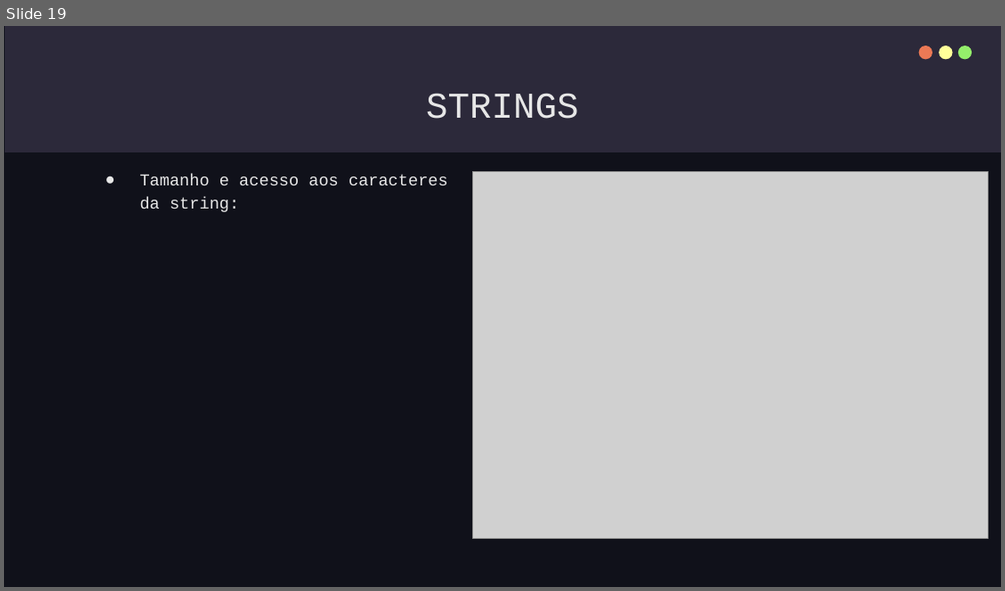
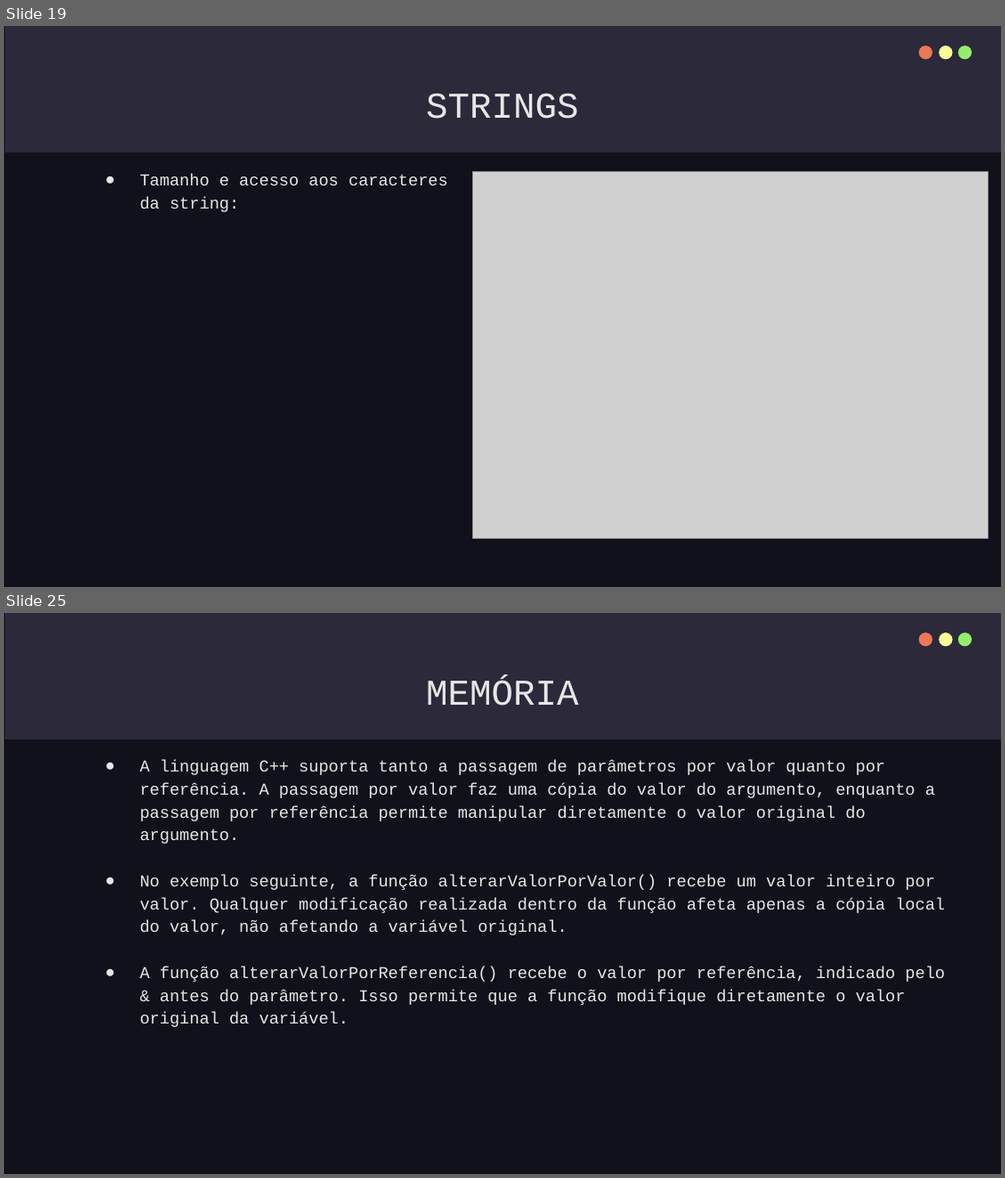
Before and after one commit to IgorTorquatto/Prolog, a slide deck: C++.pptx. Shown one above the other, each under a label of ours: slide 19 before the commit, slides 19 and 25 after it; the slides between them are not shown. The pictures are 1005x591 and 1005x1178 pixels, drawn with LibreOffice and Linux fonts; fonts in the diff are those of the drawing; grey boxes stand for pictures. Boxes give left, top, right and bottom in pixels: in the first picture for what was removed or moved away, otherwise in the second. Text is boxed around its words. In the diff, an @@ line names an element or a change of style, - is before the commit and + after.

Commit message:
att slide

```diff
--- a/C++.pptx
+++ b/C++.pptx
@@ slide 25 added at [4,613,1001,1174], background #10111A; not listed: 4 template elements that a slide beside it also shows @@
@@ title added at [426,680,579,706], 35 pt, text #E7E7E7 @@
+MEMÓRIA
@@ text added at [140,760,945,1027], 16 pt, text #E7E7E7 @@
+● A linguagem C++ suporta tanto a passagem de parâmetros por valor quanto por referência. A passagem por valor faz uma cópia do valor do argumento, enquanto a passagem por referência permite manipular diretamente o valor original do argumento.
+● No exemplo seguinte, a função alterarValorPorValor() recebe um valor inteiro por valor. Qualquer modificação realizada dentro da função afeta apenas a cópia local do valor, não afetando a variável original.
+● A função alterarValorPorReferencia() recebe o valor por referência, indicado pelo & antes do parâmetro. Isso permite que a função modifique diretamente o valor original da variável.
```
Also in this commit, not shown: 1 slide changed, 18 other slides added, 1 slide removed.
